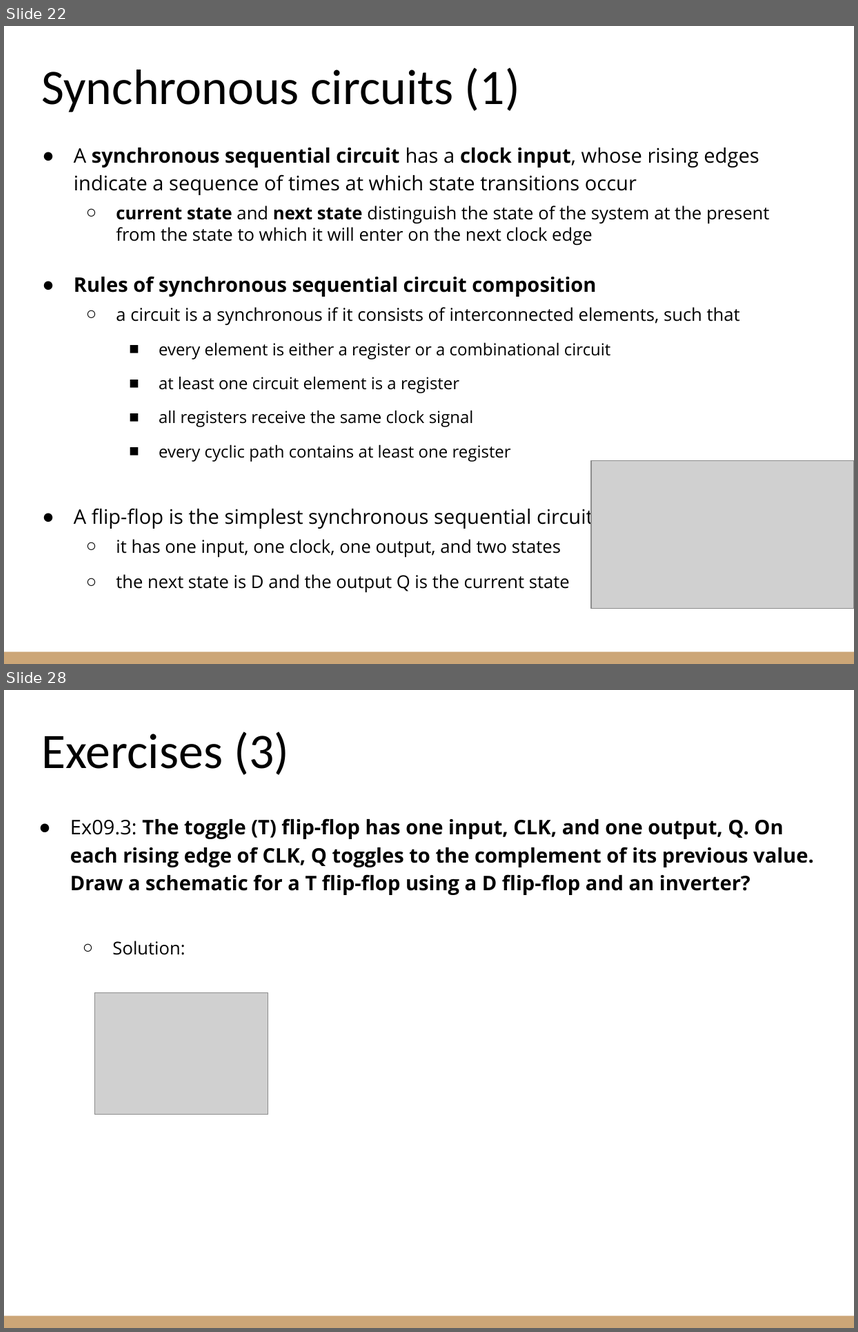
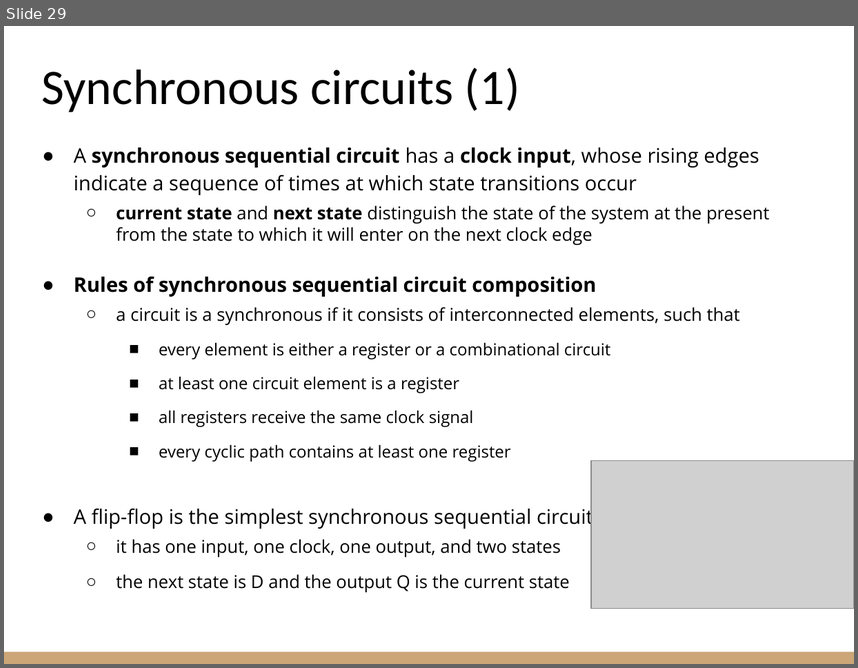
Before and after one commit to riccardoberta/esd, a slide deck: 09 - Sequential Circuits/slides.pptx. Shown one above the other, each under a label of ours: slides 22 and 28 before the commit, slide 29 after it; the slides between them are not shown. The pictures are 858x1332 and 858x668 pixels, drawn with LibreOffice and Linux fonts; fonts in the diff are those of the drawing; grey boxes stand for pictures. Boxes give left, top, right and bottom in pixels: in the first picture for what was removed or moved away, otherwise in the second. Text is boxed around its words. In the diff, an @@ line names an element or a change of style, - is before the commit and + after.

```diff
--- a/09 - Sequential Circuits/slides.pptx
+++ b/09 - Sequential Circuits/slides.pptx
@@ slide 28 removed at <box>4,690,854,1328</box>, background #FFFFFF; not listed: 1 template element that a slide beside it also shows @@
@@ title removed at <box>41,731,289,775</box> @@
-Exercises (3)
@@ text removed at <box>70,818,814,955</box> @@
-● Ex09.3: The toggle (T) flip-flop has one input, CLK, and one output, Q. On each rising edge of CLK, Q toggles to the complement of its previous value. Draw a schematic for a T flip-flop using a D flip-flop and an inverter?
-  ○ Solution:
@@ picture removed at <box>95,993,268,1114</box> @@
@@ what was slide 22 is now slide 29 @@
```
Also in this commit, not shown: 8 slides changed, 8 slides added, 3 other slides removed, 36 other files.
